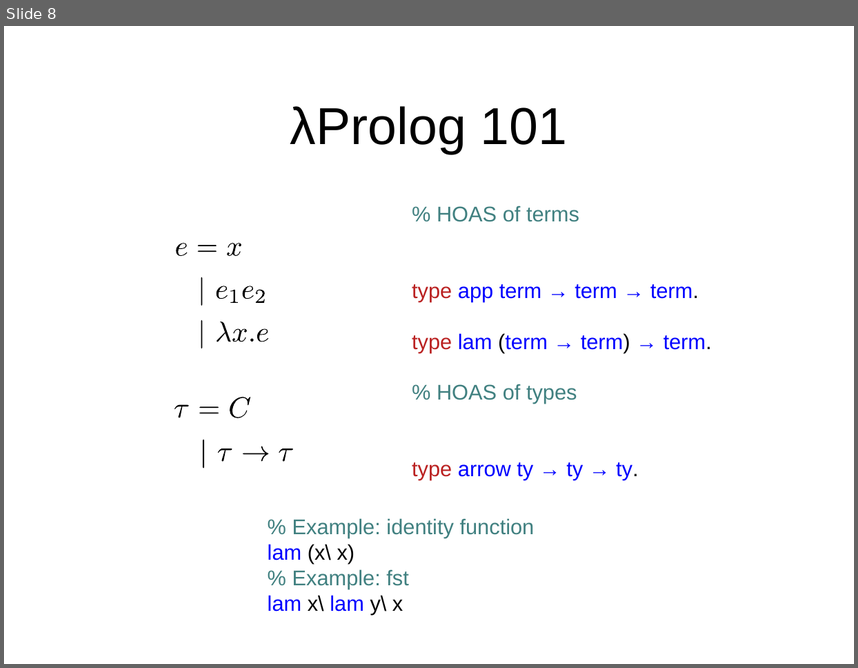
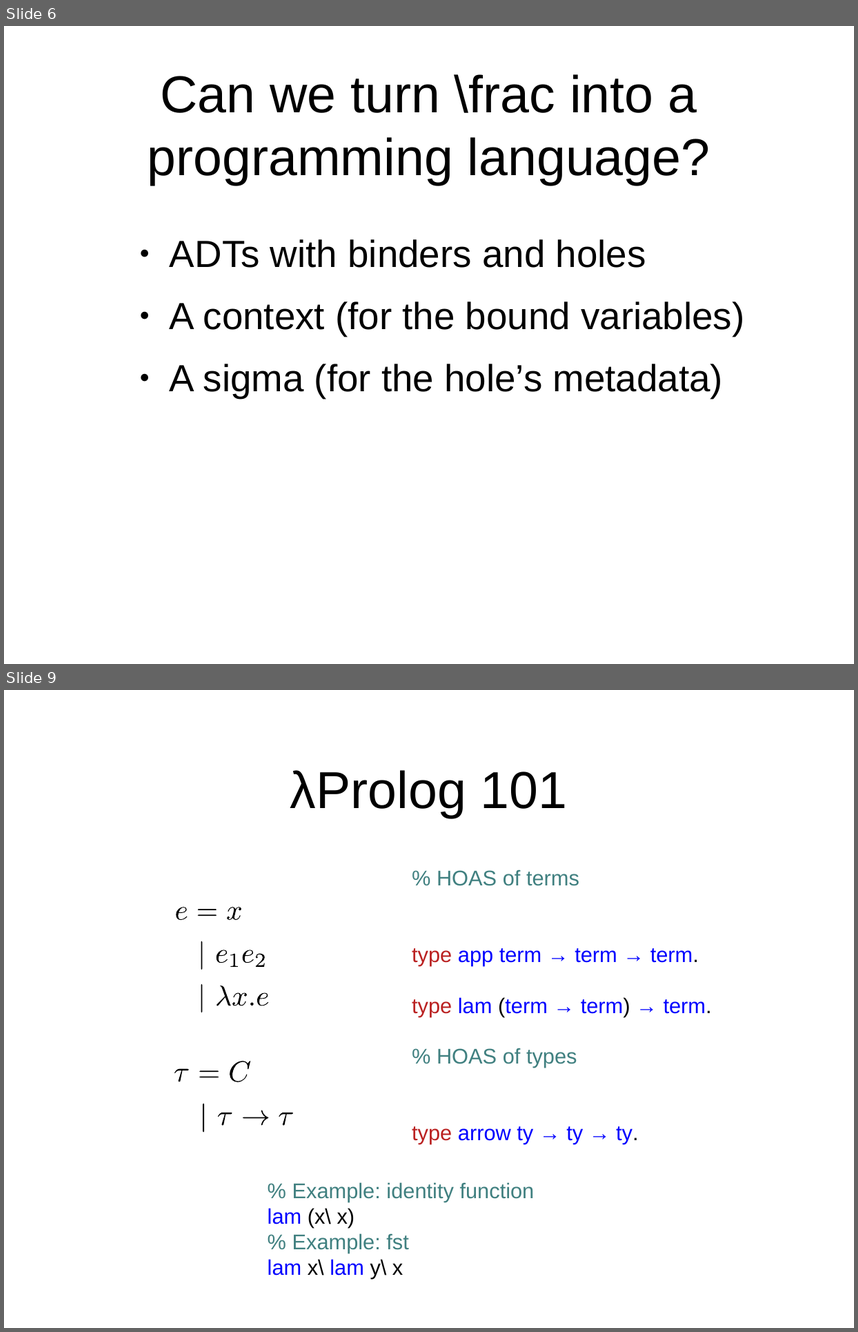
Before and after one commit to gares/demo-nantes-20-12-2023, a slide deck: slides.odp. Shown one above the other, each under a label of ours: slide 8 before the commit, slides 6 and 9 after it; the slides between them are not shown. The pictures are 858x668 and 858x1332 pixels, drawn with LibreOffice and Linux fonts; fonts in the diff are those of the drawing; background and template pictures are left out. Boxes give left, top, right and bottom in pixels: in the first picture for what was removed or moved away, otherwise in the second. Text is boxed around its words. In the diff, an @@ line names an element or a change of style, - is before the commit and + after.

```diff
--- a/slides.odp
+++ b/slides.odp
@@ slide 6 added at box(4, 26, 854, 664), background #FFFFFF @@
@@ title added at box(148, 74, 711, 185), 44 pt, text #000000 @@
+Can we turn \frac into a programming language?
@@ text added at box(170, 239, 744, 398), 32 pt, text #000000 @@
+● ADTs with binders and holes
+● A context (for the bound variables)
+● A sigma (for the hole’s metadata)
@@ what was slide 8 is now slide 9 @@
```
Also in this commit, not shown: 6 slides changed, 11 other slides added, 15 slides removed, 1 other file.
